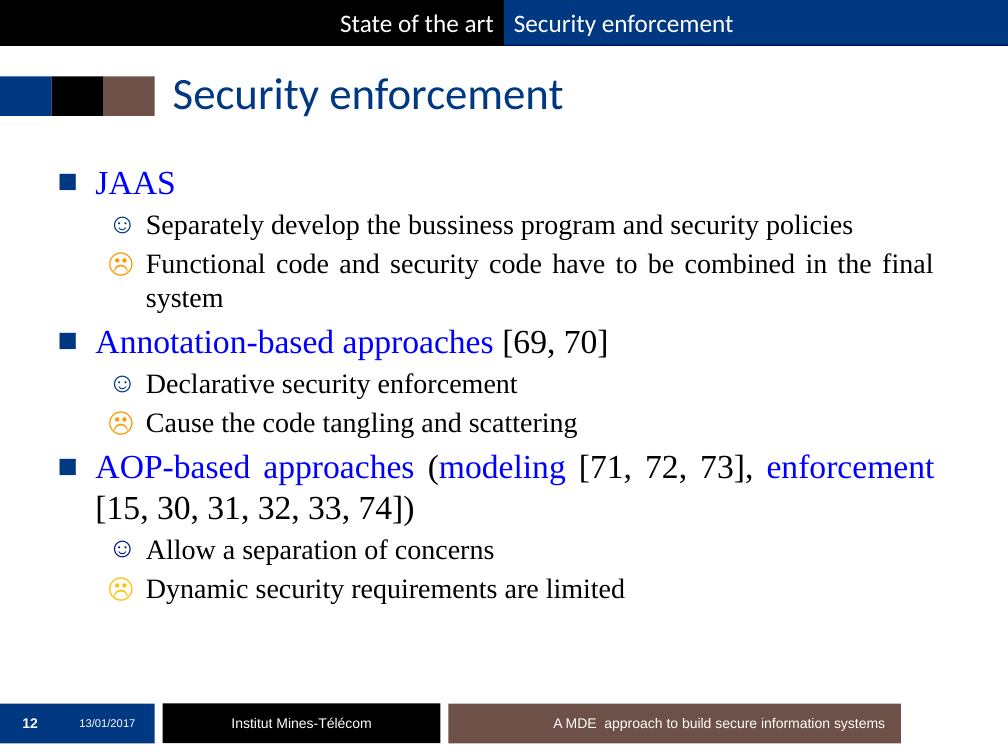
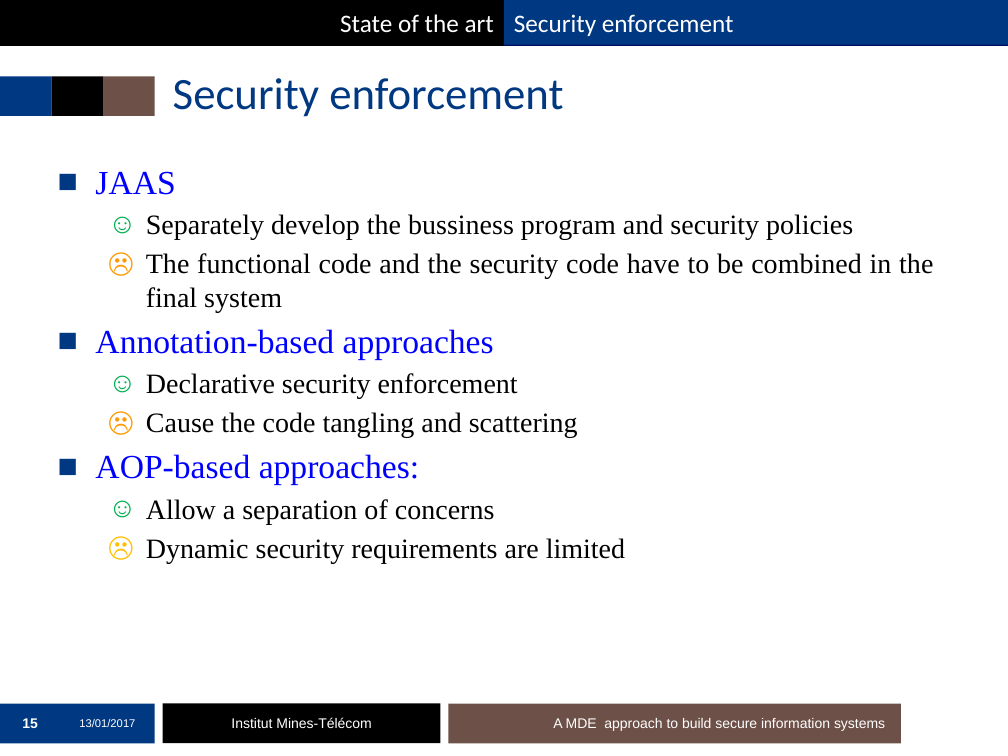
Before and after one commit to mai-ng/phdDefense, a slide deck: slide 15 of slides/presentation-defense.pptx (slide 12 before the commit). Drawn at 1008x756 pixels with LibreOffice and Linux fonts; fonts in the diff are those of the drawing; background and template pictures are left out. Boxes give left, top, right and bottom in pixels: in the first picture for what was removed or moved away, otherwise in the second. Text is boxed around its words. In the diff, an @@ line names an element or a change of style, - is before the commit and + after.

```diff
--- a/slides/presentation-defense.pptx
+++ b/slides/presentation-defense.pptx
@@ text at (146,214,853,524): bullet colour #003882 to #00B050; bullet colour #001489 to #00B050 @@
@@ text at (95,253,933,359): text changed @@
-  ☹ Functional code and security code have to be combined in the final system
-■ Annotation-based approaches [69, 70]
+  ☹ The functional code and the security code have to be combined in the final system
+■ Annotation-based approaches
@@ text at (95,454,419,485): text changed @@
-■ AOP-based approaches (modeling [71, 72, 73], enforcement [15, 30, 31, 32, 33, 74])
+■ AOP-based approaches:
@@ page number at (22,718,38,728): text changed @@
-12
+15
```
Also in this commit, not shown: 26 other slides changed, 3 slides added.
